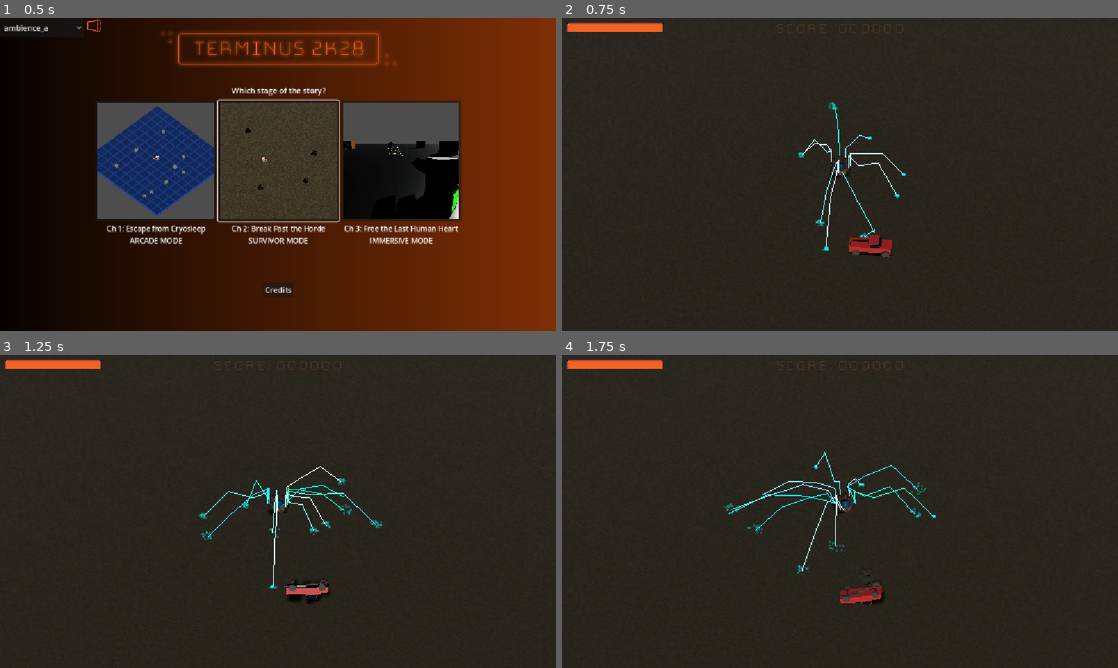
Above: before the commit, frames 1-4 (two rows, left to right).
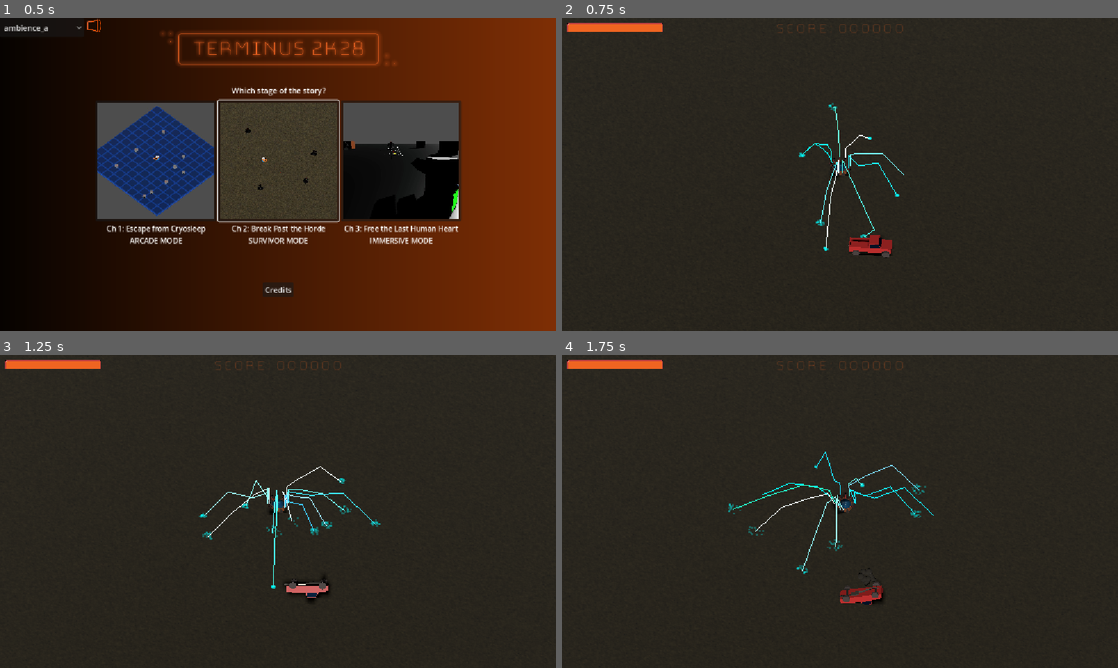
Above: after the commit, the same moments.

Repository: Gamkedo/terminus-2k28
Game: Godot game, scene res://level_menu.tscn
Same seed, same stepped clock (60 frames per second), same inputs: the game is played once before the commit and once after it.
Inputs (mouse positions are in pixels of both pictures, inside the frame that each line leads up to):
- Up to frame 1 (0.5 s): no input
- Up to frame 2 (0.75 s): click (840, 161) at 0.5 s
- Up to frame 3 (1.25 s): no input
- Up to frame 4 (1.75 s): move the mouse to (962, 495) at 1.27 s; press the mouse at (962, 495) at 1.28 s; hold D (walk_right) from 1.28 s (still down)

Frame 1 is identical in both runs. In frame 2, 0.4% of the frame differs, in the area x 42-62%, y 26-75%; in frame 3, 0.9%, in the area x 35-69%, y 36-80%; in frame 4, 0.9%.

Commit message:
Using SceneChanger for loading screen in other modes

Diff:
--- a/Scripts/menus/level_select.gd
+++ b/Scripts/menus/level_select.gd
@@ -7,10 +7,12 @@
 	AudioStreamManager.play_selected_track()
 
 func _on_area_a_pressed() -> void:
-	get_tree().change_scene_to_file("res://Scenes - Levels/areaArcade.tscn")
+	#get_tree().change_scene_to_file("res://Scenes - Levels/areaArcade.tscn")
+	SceneChanger.change_scene("res://Scenes - Levels/areaArcade.tscn")
 
 func _on_area_b_pressed() -> void:
-	get_tree().change_scene_to_file("res://Scenes - Levels/areaSurvivor.tscn")
+	#get_tree().change_scene_to_file("res://Scenes - Levels/areaSurvivor.tscn")
+	SceneChanger.change_scene("res://Scenes - Levels/areaSurvivor.tscn")
 
 func _on_area_c_pressed() -> void:
 	#get_tree().change_scene_to_file("res://Scenes - Levels/areaImmersive.tscn")
